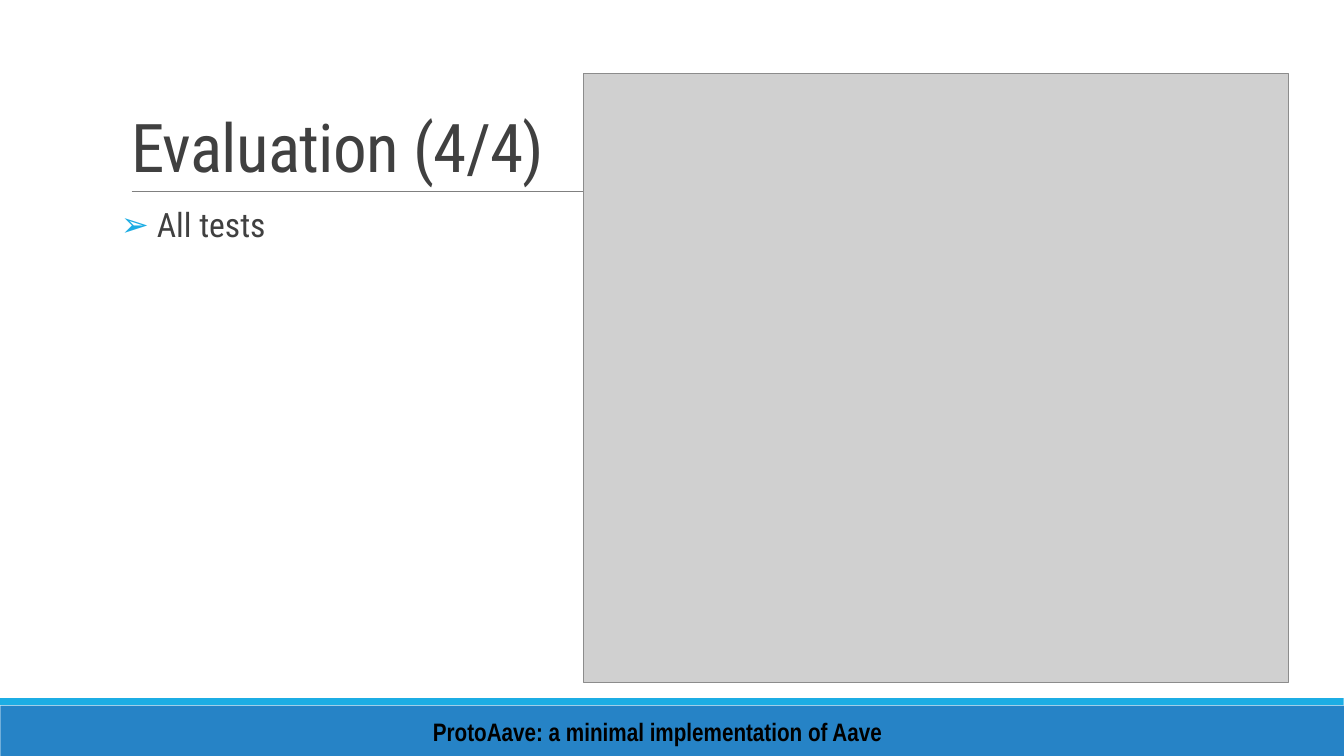
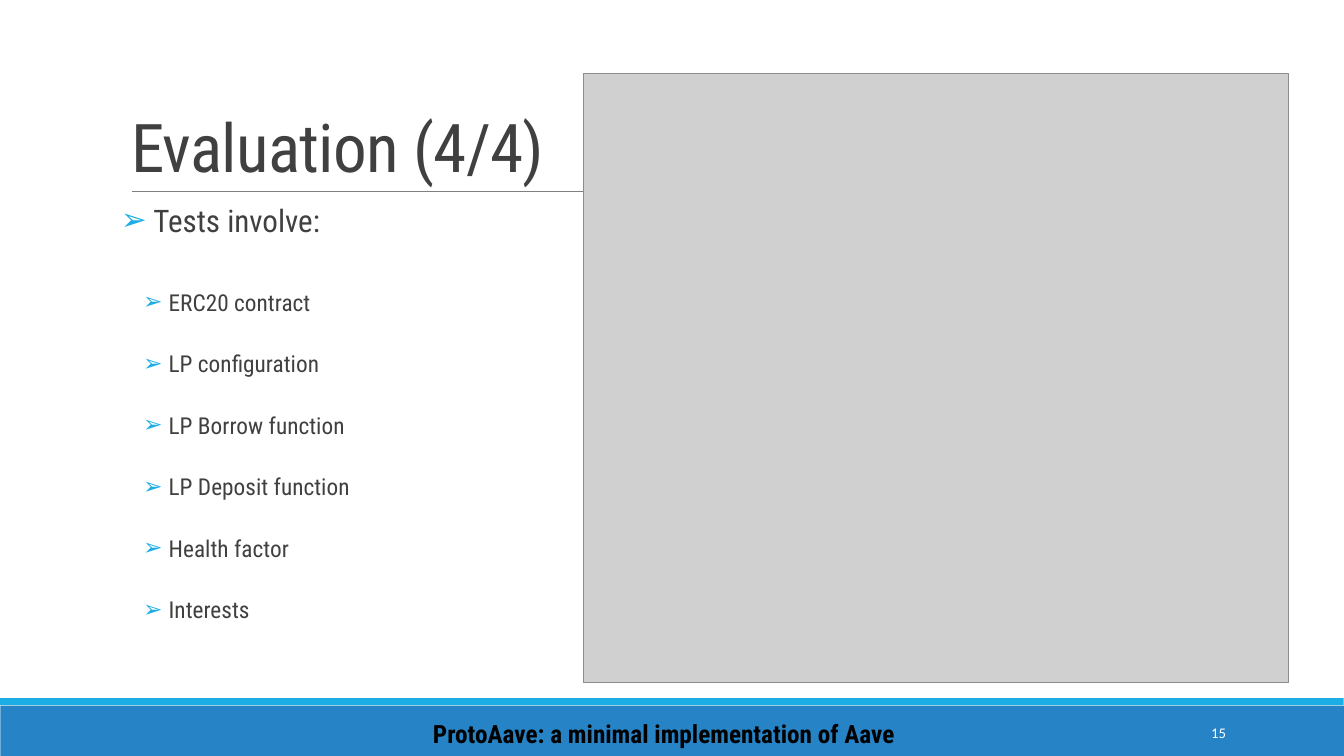
Before and after one commit to enricopiseddu/lendingPool, a slide deck: slide 15 of presentation.pptx. Drawn at 1344x756 pixels with LibreOffice and Linux fonts; fonts in the diff are those of the drawing; grey boxes stand for pictures. Boxes give left, top, right and bottom in pixels: in the first picture for what was removed or moved away, otherwise in the second. Text is boxed around its words. In the diff, an @@ line names an element or a change of style, - is before the commit and + after.

```diff
--- a/presentation.pptx
+++ b/presentation.pptx
@@ text at box(153, 208, 350, 618): text changed; size 24 to 16.6 pt @@
-➢ All tests
+➢ Tests involve:
+  ➢ ERC20 contract
+  ➢ LP configuration
+  ➢ LP Borrow function
+  ➢ LP Deposit function
+  ➢ Health factor
+  ➢ Interests
@@ text "ProtoAave: a minimal implementation of ..." at box(433, 724, 894, 748): font Arial Narrow to Roboto Condensed @@
@@ page number added at box(1211, 728, 1226, 738), 10.5 pt, text #FFFFFF @@
+15
```
Also in this commit, not shown: 15 other slides changed.
